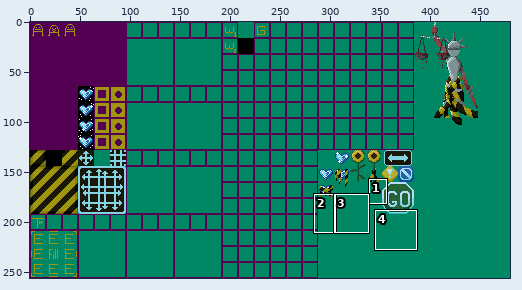
Two versions of one sprite sheet, Yume Nikki Fangame/ChipSet/jojiworld.png. Above, an overview of the earlier version with the close-up marked.
Close-up. Before:
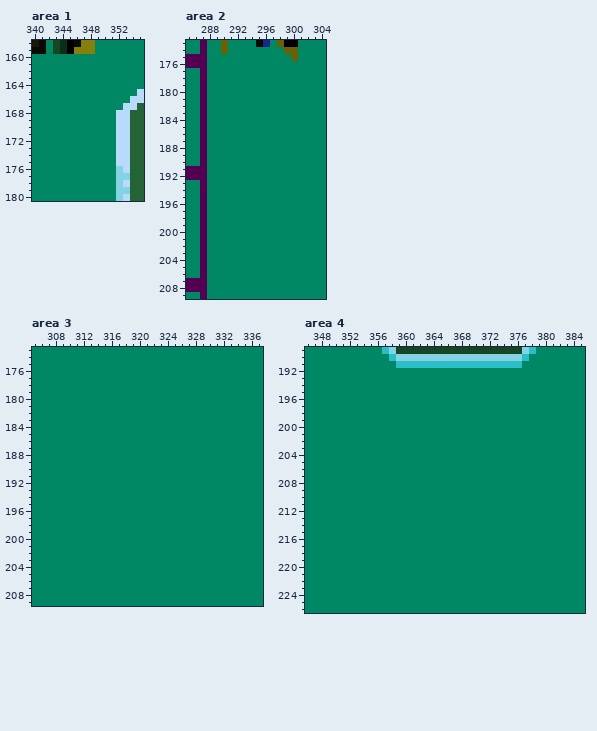
The file is 480x256 pixels. Colours within 5 levels of each other are drawn and written as one. Shown: area 1: x 340..355, y 158..180; area 2: x 285..304, y 173..209; area 3: x 305..337, y 173..209; area 4: x 346..385, y 189..226.
And afterwards:
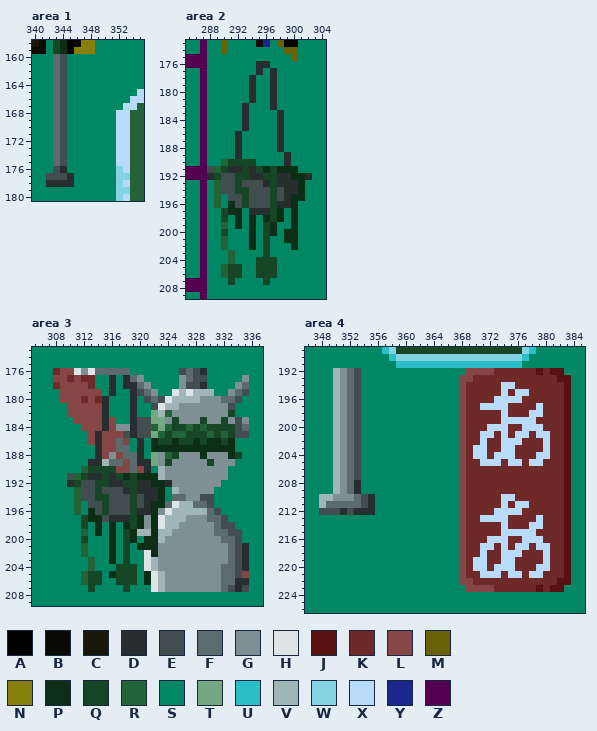
Palette (. is transparent): A #000000  B #0a0a05  C #18170a  D #282e2f  E #424d4f  F #5b6b6e  G #7e9093  H #dde4e5  J #581010  K #6f2929  L #864646  M #686105  N #877f0c  P #0c2d16  Q #164625  R #246237  S #008764  T #73a883  U #2abec6  V #9fb5b8  W #83d3e2  X #b8dbfa  Y #1b268a  Z #530053
Difference:
Changed rows in their new state; - is an unchanged pixel.
Area 1:
first column x 342:
160 -FE-
161 -FE-
162 -FE-
163 -FE-
164 -FE-
165 -FE-
166 -FE-
167 -FE-
168 -FE-
169 -FE-
170 -FE-
171 -FE-
172 -FE-
173 -FE-
174 -FE-
175 -FE-
176 -ED-
177 EEED
178 DDDD
Area 2:
first column x 288:
176 -------DD------
177 -------D-D-----
178 ------D--D-----
179 ------D--D-----
180 ------D--D-----
181 ------D--D-----
182 -----D---D-----
183 -----D----D----
184 -----D----D----
185 -----D----D----
186 ----D-----D----
187 ----D-----D----
188 ----D-----D----
189 ----D------D---
190 --RQQQQ----D---
191 ERQDDQDQPQPPP--
192 DQEEQQDDQQDDPPD
193 -REEQEEEDQDDDP-
194 -REEQQEEEQEDDP-
195 -R-EEQEEEQEDPP-
196 -R-PEQEEEQDDP--
197 --QPP-DDDQP-P--
198 --Q-P-P-PQP-P--
199 --R-P-P-QP--P--
200 --Q---P-QP-PP--
201 --R---P-Q--PP--
202 --R---P-Q---P--
203 ---R----Q------
204 ---R---QQQ-----
205 --RQQ--QQQ-----
206 --RQQ--QQQ-----
207 ---Q----Q------
Area 3:
first column x 308:
176 KLLHGHFFFFF-------EFED------
177 LLKLKK--D-DFG-----GFEE-----G
178 KLLLLK--D-DDFG----GEED----GF
179 -LLLLLL-D--DEFG--HVHVVV--GFE
180 -LLLKLKD---D-EFEHVVVVGGGFFE-
181 --LLLLLD---D--EHVVGGGGGGGE--
182 --LLLLLD---D--TVRGGGGGGGGQ--
183 ---LLLLDL--DEETTGQGGGQGGQGEG
184 ----LLLDLGGDEERTRQQRQRQQQQEF
185 -----LDLLLEDEETRQRRQQQRQRQEE
186 -----LDLLFL-D-PQQPQQPQPPQP--
187 ------DLLFF-D-PPPPPPPPPPPP--
188 ------DLGLFFD-TGRQGGGPGGGPQ-
189 -----DDVFFLFDDTGQGGGGGQGGG--
190 ----RQQQQLLFLD-VGGGGGGGGG---
191 --ERQDDQDQPQPPPVGGGGGGGGG---
192 --DQEEQQDDQQDDPPDGGGGGGG----
193 ---REEQEEEDQDDDP-VGGGGG-----
194 ---REEQQEEEQEDDP-FFGGEE-----
195 ---R-EEQEEEQEDPPFHVVFFE-----
196 ---R-PEQEEEQDDPGHVVVVVFE----
197 ----QPPEDDDQPGPHVVVGGGFFE---
198 ----Q-P-P-PQPGPHVVGGGGGFEE--
199 ----R-P-P-QPVVPVVGGGGGGFFEE-
200 ----Q---P-QP-PPVGGGGGGGGFFE-
201 ----R---P-Q-PPPGGGGGGGGGGFED
202 ----R---P-Q--HPGGGGGGGGGGFED
203 -----R--P-Q--HVGGGGGGGGGGFED
204 -----R---QQQ-HVGGGGGGGGGFFED
205 ----RQQ-PQQQ-PHVGGGGGGGGFFEL
206 ----RQQ--QQQ-PHVGGGGGGGGFFDD
207 -----Q----Q---HVGGGGGGGGFEDE
Area 4:
first column x 348:
192 --VGFE---------------LLLLKKKKKKJKJJ-
193 --VGFE--------------LLKKKKKKKKKKKKJJ
194 --VGFE--------------LKKKKKXXKKKKKKKJ
195 --VGFE--------------LKKKKKXKXXKKKKKJ
196 --VGFE--------------LKKKKXXXXKKKKKKJ
197 --VGFE--------------LKKXXXXKKKKXKKKJ
198 --VGFE--------------LKKKKKXKKKXXKKKJ
199 --VGFE--------------LKKKKKXXXXXKKKKJ
200 --VGFE--------------LKKKXXXKKXXXKKKJ
201 --VGFE--------------LKKXXKXKXXKXXKKJ
202 --VGFE--------------LKKXKKXXXKKKXKKJ
203 --VGFE--------------LKXXKKXXKKKKXKKJ
204 --VGFE--------------LKXXKXXXKKKXXKKJ
205 --VGFE--------------LKKXXXKXXKXXKKKJ
206 --VGFE--------------LKKKKKKKKKKKKKKJ
207 --VGFE--------------LKKKKKKKKKKKKKKJ
208 --VGFD--------------LKKKKKKKKKKKKKKJ
209 --VGFD--------------LKKKKKKKKKKKKKKJ
210 VVGGGFED------------LKKKKKXXKKKKKKKJ
211 VFFFFFED------------LKKKKKXKXXKKKKKJ
212 EEEDEDDD------------LKKKKXXXXKKKKKKJ
213 --------------------LKKXXXXKKKKXKKKJ
214 --------------------LKKKKKXKKKXXKKKJ
215 --------------------LKKKKKXXXXXKKKKJ
216 --------------------LKKKXXXKKXXXKKKJ
217 --------------------LKKXXKXKXXKXXKKJ
218 --------------------LKKXKKXXXKKKXKKJ
219 --------------------LKXXKKXXKKKKXKKJ
220 --------------------LKXXKXXXKKKXXKKJ
221 --------------------LKKXXXKXXKXXKKKJ
222 --------------------LLKKKKKKKKKKKKJJ
223 ---------------------LLLLKKKKKKJKJJ-
Changed places in both close-ups, as pixel boxes (x1, y1, x2, y2):
changed: (46, 54, 74, 187)
changed: (207, 61, 312, 285)
changed: (53, 368, 249, 592)
changed: (319, 368, 375, 515)
changed: (459, 368, 571, 592)
